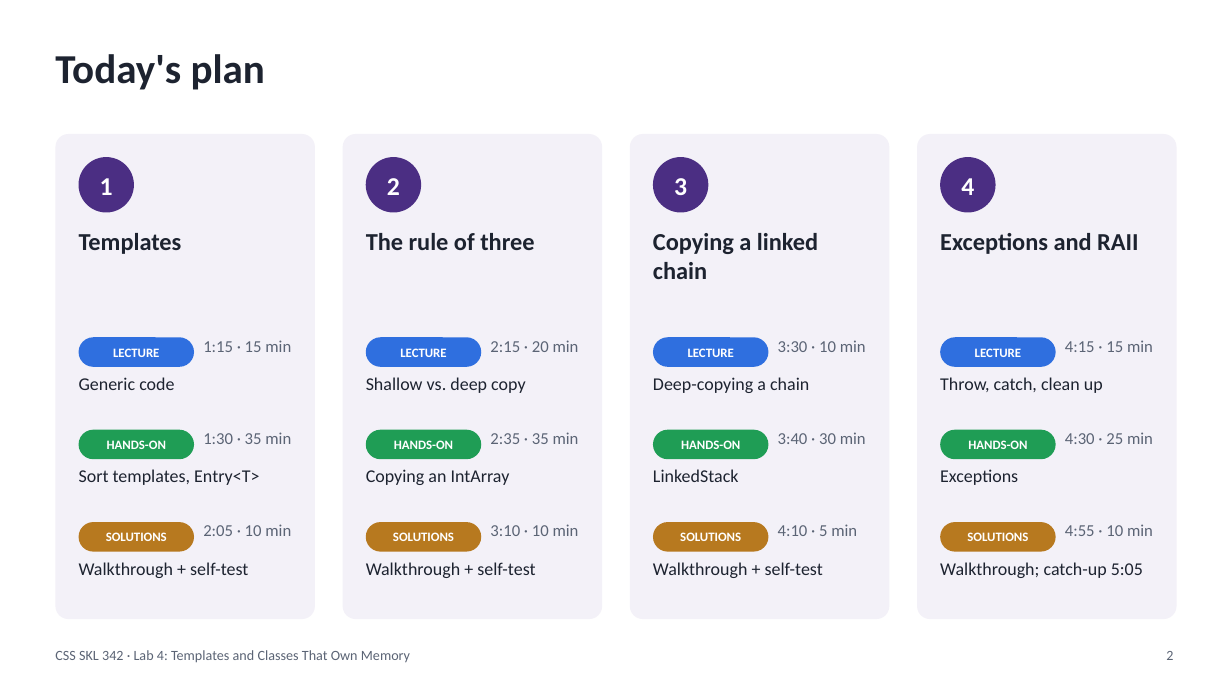
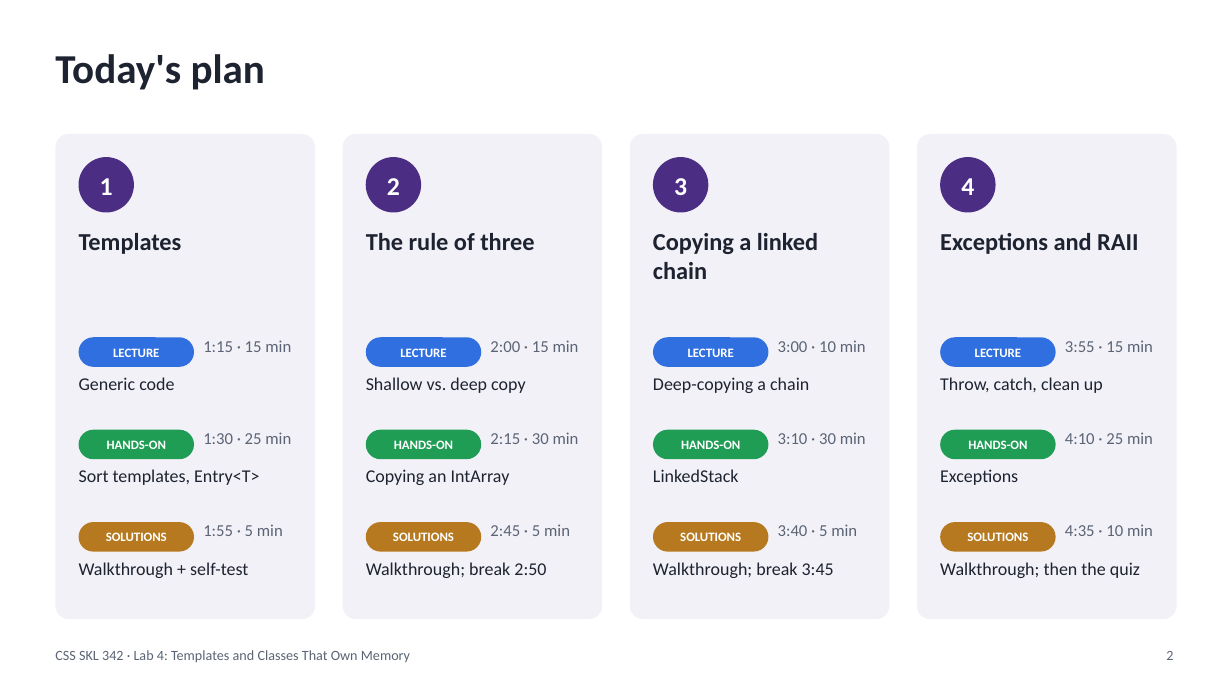
Before and after one commit to myuwbclasses/CSSSKL-342, a slide deck: slide 2 of Lab4/Lab4-Slides.pptx. Drawn at 1232x693 pixels with LibreOffice and Linux fonts; fonts in the diff are those of the drawing. Boxes give left, top, right and bottom in pixels: in the first picture for what was removed or moved away, otherwise in the second. Text is boxed around its words. In the diff, an @@ line names an element or a change of style, - is before the commit and + after.

```diff
--- a/Lab4/Lab4-Slides.pptx
+++ b/Lab4/Lab4-Slides.pptx
@@ text at [490,340,579,352]: text changed @@
-2:15 · 20 min
+2:00 · 15 min
@@ text at [778,340,866,352]: text changed @@
-3:30 · 10 min
+3:00 · 10 min
@@ text at [1065,340,1153,352]: text changed @@
-4:15 · 15 min
+3:55 · 15 min
@@ text at [203,432,291,444]: text changed @@
-1:30 · 35 min
+1:30 · 25 min
@@ text at [490,432,579,444]: text changed @@
-2:35 · 35 min
+2:15 · 30 min
@@ text at [778,432,866,444]: text changed @@
-3:40 · 30 min
+3:10 · 30 min
@@ text at [1065,432,1153,444]: text changed @@
-4:30 · 25 min
+4:10 · 25 min
@@ text at [203,524,283,536]: text changed @@
-2:05 · 10 min
+1:55 · 5 min
@@ text at [490,524,570,536]: text changed @@
-3:10 · 10 min
+2:45 · 5 min
@@ text at [778,524,857,536]: text changed @@
-4:10 · 5 min
+3:40 · 5 min
@@ text at [1065,524,1153,536]: text changed @@
-4:55 · 10 min
+4:35 · 10 min
@@ text at [366,562,546,578]: text changed @@
-Walkthrough + self-test
+Walkthrough; break 2:50
@@ text at [653,562,834,578]: text changed @@
-Walkthrough + self-test
+Walkthrough; break 3:45
@@ text at [940,562,1140,578]: text changed @@
-Walkthrough; catch-up 5:05
+Walkthrough; then the quiz
```
Also in this commit, not shown: 17 other slides changed, 1 slide added, 47 other files.
